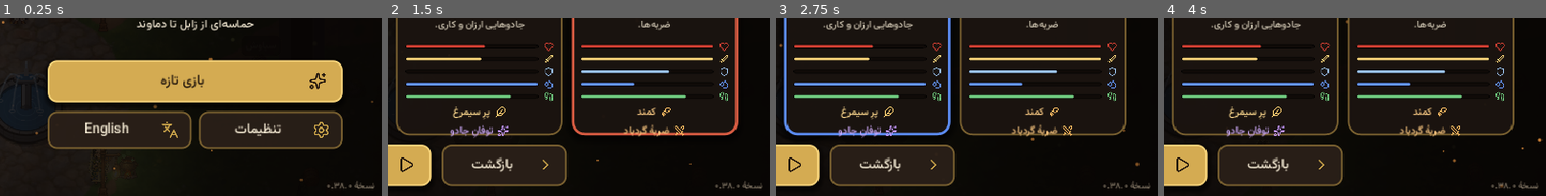
Above: before the commit, frames 1-4 (left to right).
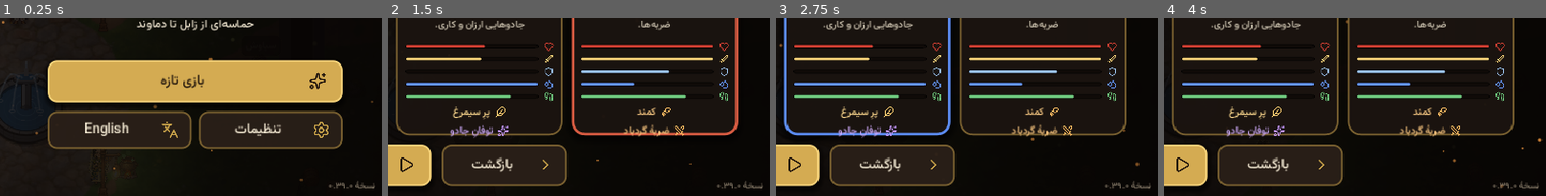
Above: after the commit, the same moments.

Repository: miladesmaeilpoor85-cell/Divslayer
Game: Godot game, scene res://scenes/main.tscn
The game is run twice, just before and just after one commit, with the same random seed, the same clock (stepped at 60 frames per second) and the same inputs. Sound files missing from this copy of the repository are replaced by a short silence.
Inputs (mouse positions are % of the whole screen's width and height, from its top left):
- Up to frame 1 (0.25 s): no input
- Up to frame 2 (1.5 s): click "بازی تازه" at 0.5 s; click (84, 49) at 1.25 s
- Up to frame 3 (2.75 s): click (61, 49) at 2 s
- Up to frame 4 (4 s): click (39, 49) at 2.75 s; click (16, 49) at 3.5 s
The pictures show only the part of the screen within x 50-100%, y 50-100%; the shares and areas given below are measured in that part.

The runs differ from the first frame. In frame 1, 0.1% of the frame differs, in the area x 85-98%, y 91-96%; in frame 2, 0.1%; in frame 3, 0.1%; in frame 4, 0.1%.

Commit message:
Bump game version for regional enemy attacks

Diff:
--- a/scripts/game.gd
+++ b/scripts/game.gd
@@ -20,7 +20,7 @@
 
 const Skills = preload("res://scripts/skills.gd")
 
-const VERSION := "0.38.0"      # shown on the title screen; keep with export_presets.cfg version/name
+const VERSION := "0.39.0"      # shown on the title screen; keep with export_presets.cfg version/name
 const DATA := "res://data/"
 const ART := "res://assets/art/"
 const SAVE_PATH := "user://save.json"
